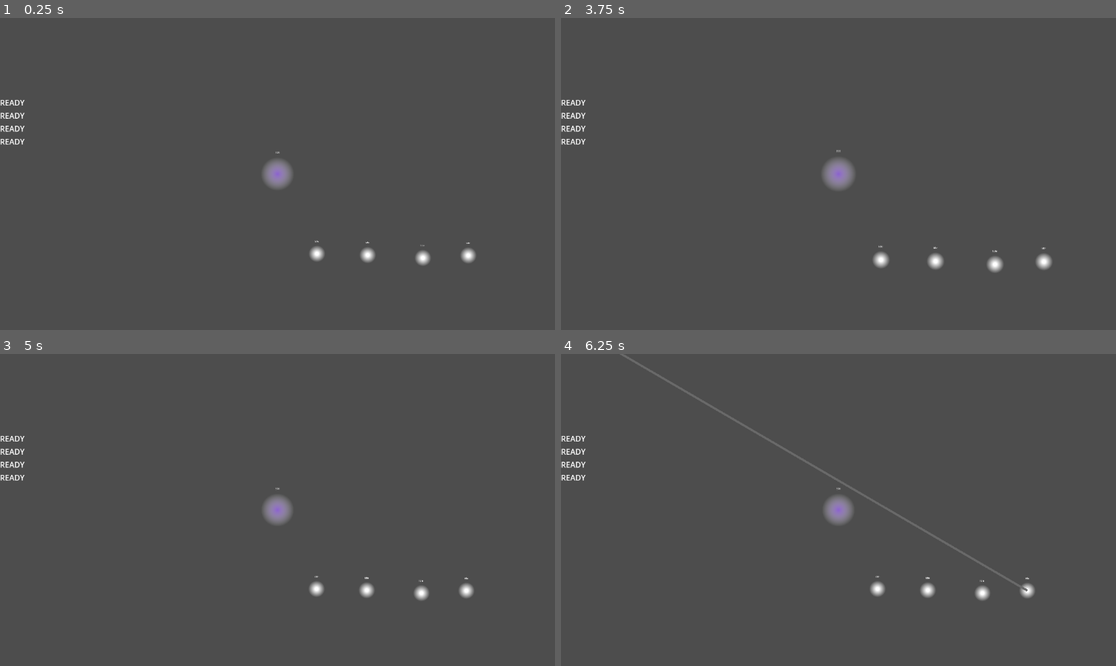
Above: before the commit, frames 1-4 (two rows, left to right).
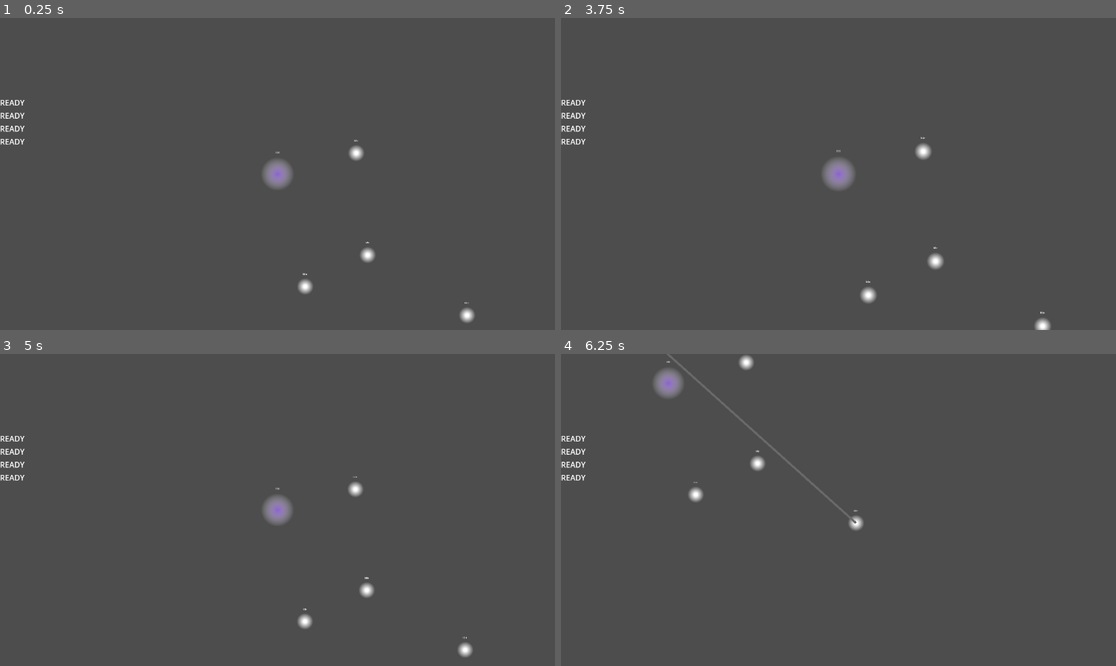
Above: after the commit, the same moments.

Repository: dwlee0802/ProbabilityShooter
Game: Godot game, scene res://Scenes/game.tscn
Two runs of this game, one before a commit and one after it. Both use one fixed random seed, a clock stepped at 60 frames per second and the inputs below.
Inputs (mouse positions are in pixels of both pictures, inside the frame that each line leads up to):
- Up to frame 1 (0.25 s): no input
- Up to frame 2 (3.75 s): tap Enter at 0.5, 2, 3.5 s; move the mouse to (960, 158) at 0.52 s; hold D (select_right) 0.53-1.28 s; hold Shift 0.53-1.28 s; tap Space at 0.77, 0.8, 1.07, 1.25, 1.35, 1.52, 1.82, 3.02, 3.32 s; move the mouse to (727, 189) at 1.27 s; hold S (select_down) 1.28-2.03 s; tap Shift at 1.55, 3.05 s; move the mouse to (894, 105) at 2.02 s; hold D (select_right) 2.03-2.78 s; hold Space 2.03-2.78 s; click (894, 105) at 2.1 s; move the mouse to (810, 236) at 2.77 s; hold W (select_up) 2.78-3.53 s; tap Middle mouse button (camera_pan) at 2.85 s; move the mouse to (1005, 220) at 3.52 s; hold A (select_left) from 3.53 s (still down); hold Space from 3.53 s (still down); tap Mouse wheel up (camera_zoom_in) at 3.6 s
- Up to frame 3 (5 s): keep holding A (select_left); move the mouse to (111, 463) at 4.27 s; release Space at 4.28 s; tap Mouse wheel down (camera_zoom_out) at 4.35 s; tap Space at 4.52, 4.82 s; tap Shift at 4.55 s
- Up to frame 4 (6.25 s): move the mouse to (866, 510) at 5.02 s; release A (select_left) at 5.03 s; hold S (select_down) 5.03-5.78 s; hold Space 5.03-5.78 s; right-click (866, 510) at 5.1 s; move the mouse to (755, 432) at 5.77 s; hold D (select_right) from 5.78 s (still down); tap 4 (select_unit_four) at 5.85 s; tap Space at 6.02 s; tap Shift at 6.05 s

The runs differ from the first frame. In frame 1, 0.6% of the frame differs, in the area x 53-86%, y 38-98%; in frame 2, 0.7%; in frame 3, 0.6%; in frame 4, 2.1%, in the area x 10-86%, y 0-80%.

Commit message:
Improved spacial selection. Space to center camera on selected unit.

Diff:
--- a/Scenes/States/idle_state.gd
+++ b/Scenes/States/idle_state.gd
@@ -32,9 +32,6 @@
 	return null
 
 func process_frame(_delta: float) -> State:
-	if InputManager.selected_unit:
-		print("parent: " + parent.name, " selected: " + InputManager.selected_unit.name)
-
 	# auto reload
 	if parent.action_one_available == false:
 		if parent.action_one_reload_timer.is_stopped():
--- a/Scenes/game.tscn
+++ b/Scenes/game.tscn
@@ -29,16 +29,16 @@
 [node name="PlayerUnits" type="Node2D" parent="."]
 
 [node name="PlayerUnit" parent="PlayerUnits" instance=ExtResource("2_jg501")]
-position = Vector2(273, 552)
+position = Vector2(545, -145)
 
 [node name="PlayerUnit2" parent="PlayerUnits" instance=ExtResource("2_jg501")]
 position = Vector2(624, 561)
 
 [node name="PlayerUnit3" parent="PlayerUnits" instance=ExtResource("2_jg501")]
-position = Vector2(1006, 581)
+position = Vector2(192, 779)
 
 [node name="PlayerUnit4" parent="PlayerUnits" instance=ExtResource("2_jg501")]
-position = Vector2(1320, 564)
+position = Vector2(1312, 978)
 
 [node name="Enemies" type="Node2D" parent="."]
 
--- a/Scenes/input_manager.gd
+++ b/Scenes/input_manager.gd
@@ -8,10 +8,11 @@
 
 static var selected_unit: PlayerUnit = null
 
+var slice_angle_size: float = PI/2
+
 
 func _physics_process(_delta):
 	var unit_index: int = 0
-	var center_camera: bool = Input.is_physical_key_pressed(KEY_SHIFT)
 	if Input.is_action_just_pressed("select_unit_one"):
 		unit_index = 1
 	if Input.is_action_just_pressed("select_unit_two"):
@@ -25,47 +26,52 @@
 		var selected_now: PlayerUnit = game.units[unit_index - 1]
 		if selected_now != null:
 			selected_unit = selected_now
-			if center_camera:
-				camera.center_camera_on(selected_unit.position)
 
 	# distance function to find our next unit
-	var dist_func = func() -> float:
-		return 0
+	var in_slice = func(origin: Vector2, target: Vector2, range: Vector2) -> bool:
+		var angle: float = origin.angle_to_point(target)
+		if angle < 0:
+			angle += TAU
+		return (range.x <= angle) and (range.y >= angle)
+
 	var spacial_selection: bool = false
+	var slice_range: Vector2 = Vector2(TAU - slice_angle_size/2, slice_angle_size/2)
 
 	if Input.is_action_just_pressed("select_right"):
 		spacial_selection = true
-		dist_func = func(origin: PlayerUnit, target: PlayerUnit):
-			return target.position.x - origin.position.x
+		in_slice = func(origin: Vector2, target: Vector2, range: Vector2) -> bool:
+			var angle: float = origin.angle_to_point(target)
+			angle += TAU
+			return (TAU - slice_angle_size/2) <= angle and (TAU + slice_angle_size/2) >= angle
+	if Input.is_action_just_pressed("select_down"):
+		spacial_selection = true
+		slice_range = Vector2(PI/2 - slice_angle_size / 2, PI/2 + slice_angle_size / 2)
 	if Input.is_action_just_pressed("select_left"):
 		spacial_selection = true
-		dist_func = func(origin: PlayerUnit, target: PlayerUnit):
-			return origin.position.x - target.position.x
+		slice_range = Vector2(PI - slice_angle_size / 2, PI + slice_angle_size / 2)
 	if Input.is_action_just_pressed("select_up"):
 		spacial_selection = true
-		dist_func = func(origin: PlayerUnit, target: PlayerUnit):
-			return origin.position.y - target.position.y
-	if Input.is_action_just_pressed("select_down"):
-		spacial_selection = true
-		dist_func = func(origin: PlayerUnit, target: PlayerUnit):
-			return target.position.y - origin.position.y
+		slice_range = Vector2(3*PI/2 - slice_angle_size / 2, 3*PI/2 + slice_angle_size / 2)
 
+	# find unit that is closest within slice
 	if spacial_selection:
-		# find unit closest in some direction
+		# find unit closest among units that are inside slice
 		if selected_unit:
 			var min_value: float = INF
 			var new_selected: PlayerUnit
 			for unit: PlayerUnit in game.units:
+				var new_dist: float = selected_unit.position.distance_to(unit.position)
 				if selected_unit != unit:
-					var new_dist = dist_func.call(selected_unit, unit)
-					if new_dist >= 0 and min_value > new_dist:
+					if in_slice.call(selected_unit.position, unit.position, slice_range) and min_value > new_dist:
 						min_value = new_dist
 						new_selected = unit
 
 			if new_selected != null:
 				selected_unit = new_selected
-				camera.center_camera_on(new_selected.position)
 
+	if Input.is_physical_key_pressed(KEY_SPACE):
+		if selected_unit:
+			camera.center_camera_on(selected_unit.position)
 
 static func IsSelected(unit: PlayerUnit) -> bool:
 	return selected_unit == unit
